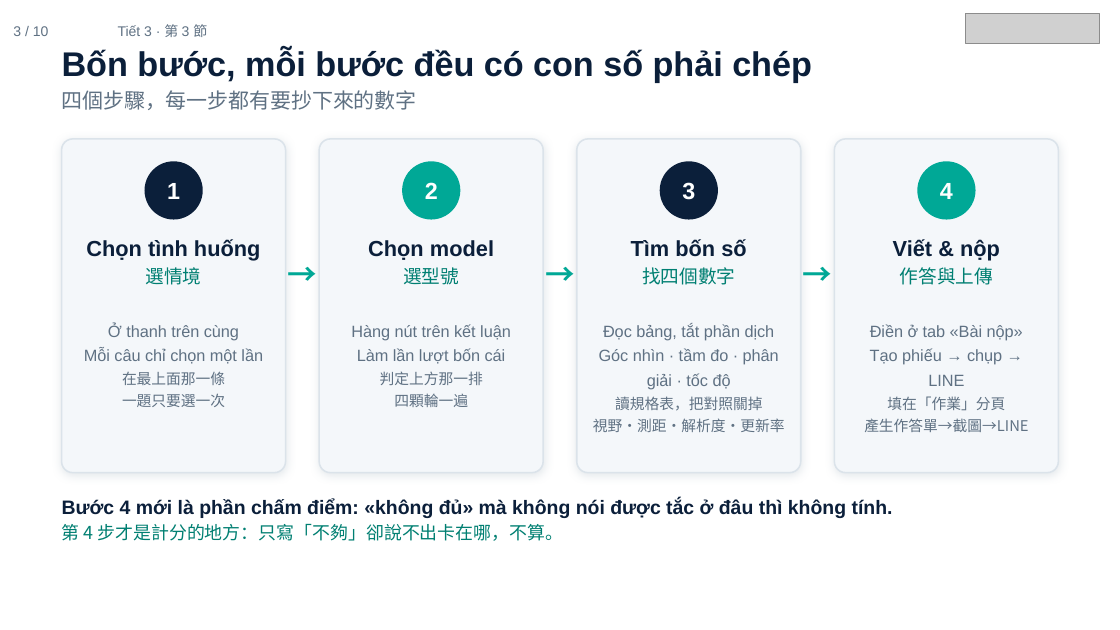
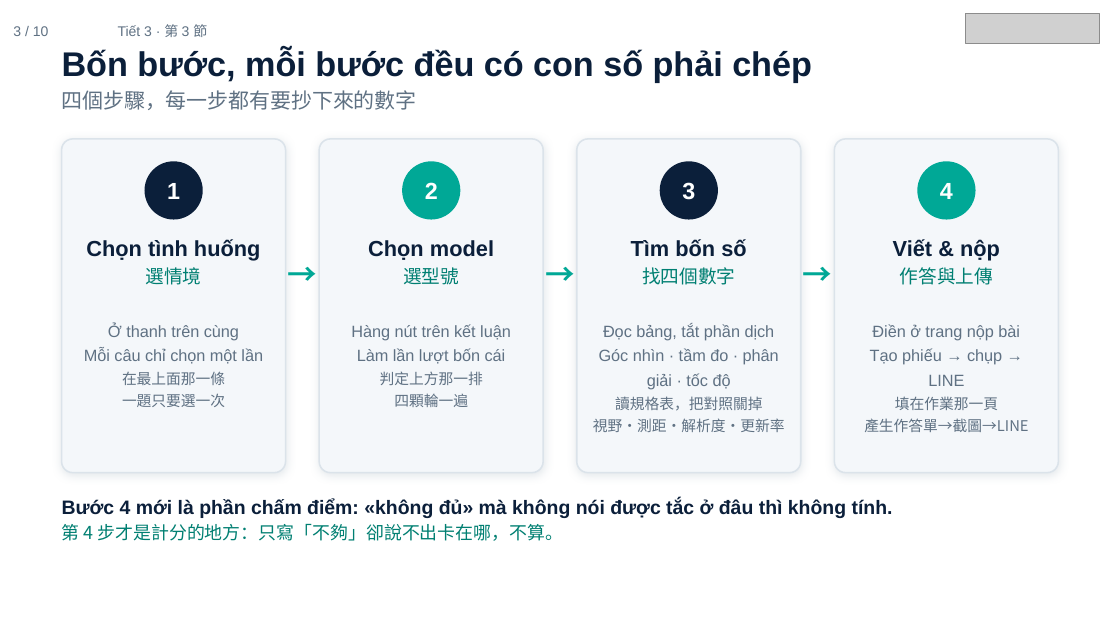
Before and after one commit to ch-neural/MITUST-Principles-of-Self-Driving-Cars, a slide deck: slide 3 of 第五週(10-08)/第五週_第3節_簡報.pptx. Drawn at 1120x630 pixels with LibreOffice and Linux fonts; fonts in the diff are those of the drawing; grey boxes stand for pictures. Boxes give left, top, right and bottom in pixels: in the first picture for what was removed or moved away, otherwise in the second. Text is boxed around its words. In the diff, an @@ line names an element or a change of style, - is before the commit and + after.

```diff
--- a/第五週(10-08)/第五週_第3節_簡報.pptx
+++ b/第五週(10-08)/第五週_第3節_簡報.pptx
@@ text at (872, 324, 1020, 340): text changed @@
-Điền ở tab «Bài nộp»
+Điền ở trang nộp bài
@@ text at (895, 396, 998, 410): text changed @@
-填在「作業」分頁
+填在作業那一頁
```
Also in this commit, not shown: 1 other slide changed, 6 other files.
